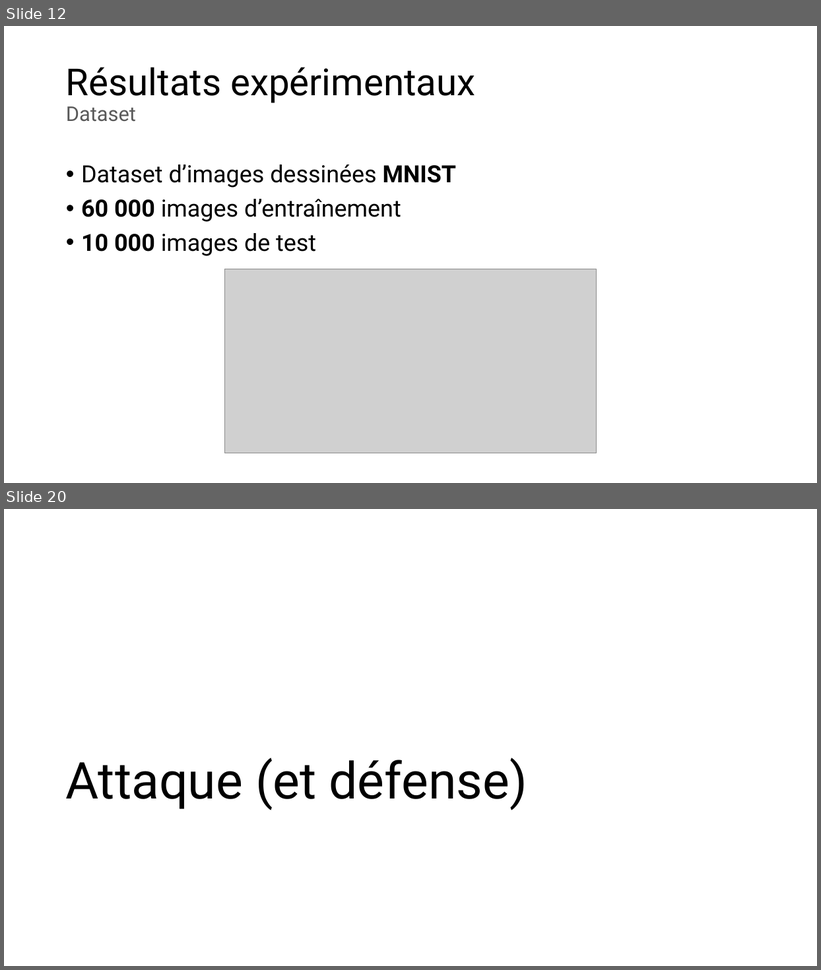
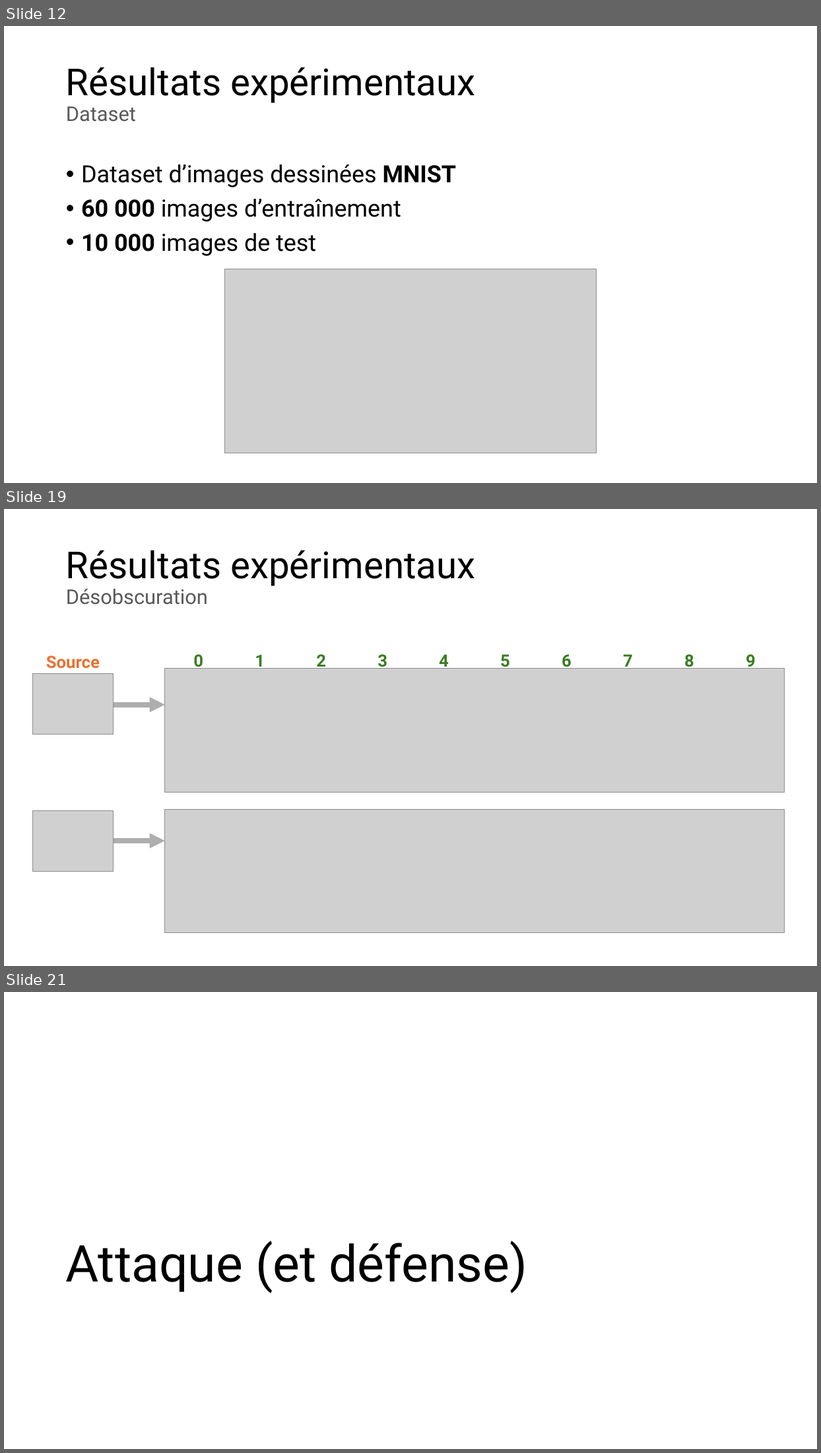
Before and after one commit to owilo/Stage, a slide deck: Documents/Slides/Obscuration de contenu numérique dans une image.pptx. Shown one above the other, each under a label of ours: slides 12 and 20 before the commit, slides 12, 19 and 21 after it; the slides between them are not shown. The pictures are 821x970 and 821x1453 pixels, drawn with LibreOffice and Linux fonts; fonts in the diff are those of the drawing; grey boxes stand for pictures. Boxes give left, top, right and bottom in pixels: in the first picture for what was removed or moved away, otherwise in the second. Text is boxed around its words. In the diff, an @@ line names an element or a change of style, - is before the commit and + after.

```diff
--- a/Documents/Slides/Obscuration de contenu numérique dans une image.pptx
+++ b/Documents/Slides/Obscuration de contenu numérique dans une image.pptx
@@ slide 19 added at (x1=4, y1=509, x2=817, y2=966), background #FFFFFF @@
@@ title added at (x1=66, y1=550, x2=475, y2=605), 44 pt, text #000000 @@
+Résultats expérimentaux
+Désobscuration
@@ text added at (x1=46, y1=656, x2=100, y2=669), 20 pt, text #E97132, bold @@
+Source
@@ table added at (x1=168, y1=649, x2=784, y2=675), 1 rows, 10 columns @@
+0 | 1 | 2 | 3 | 4 | 5 | 6 | 7 | 8 | 9
@@ picture added at (x1=32, y1=674, x2=114, y2=735) @@
@@ picture added at (x1=165, y1=669, x2=785, y2=793) @@
@@ arrow added from (110, 705) to (165, 705), #AEAEAE 6 pt @@
@@ picture added at (x1=32, y1=811, x2=114, y2=872) @@
@@ picture added at (x1=165, y1=810, x2=785, y2=933) @@
@@ arrow added from (110, 841) to (165, 841), #AEAEAE 6 pt @@
@@ what was slide 20 is now slide 21 @@
```
Also in this commit, not shown: 20 slides changed, 2 other slides added, 1 slide removed.
